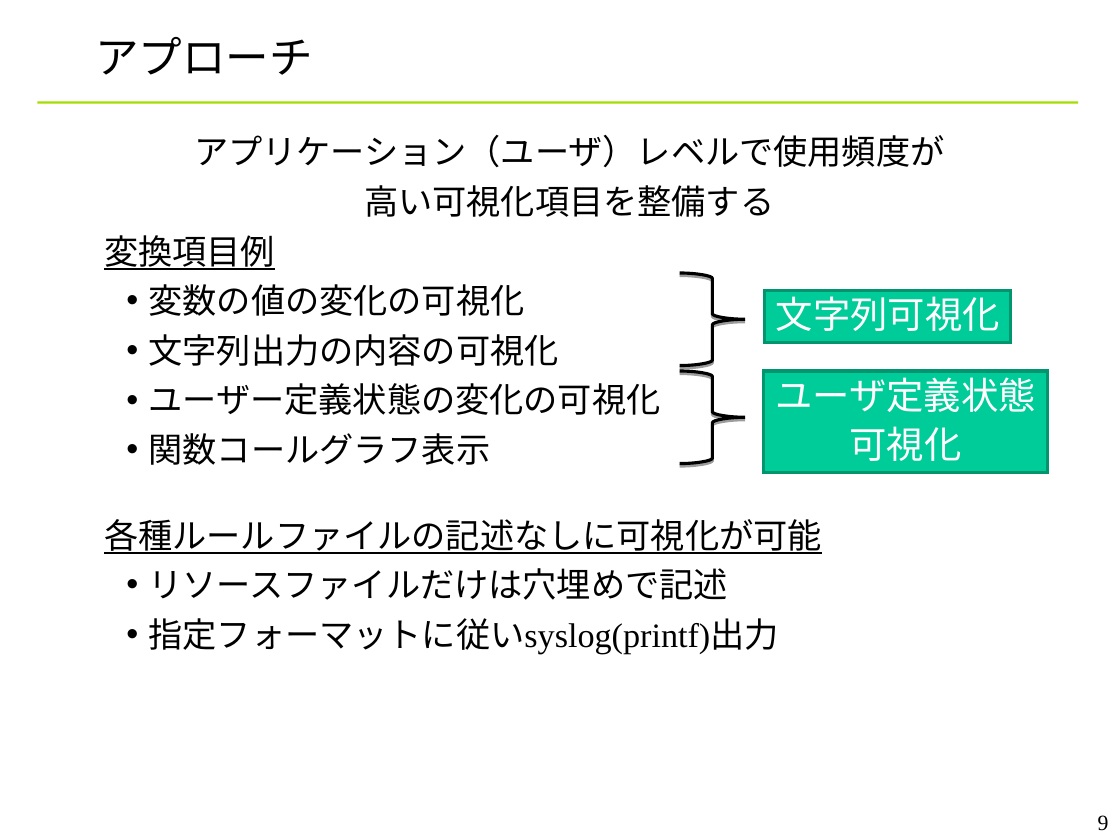
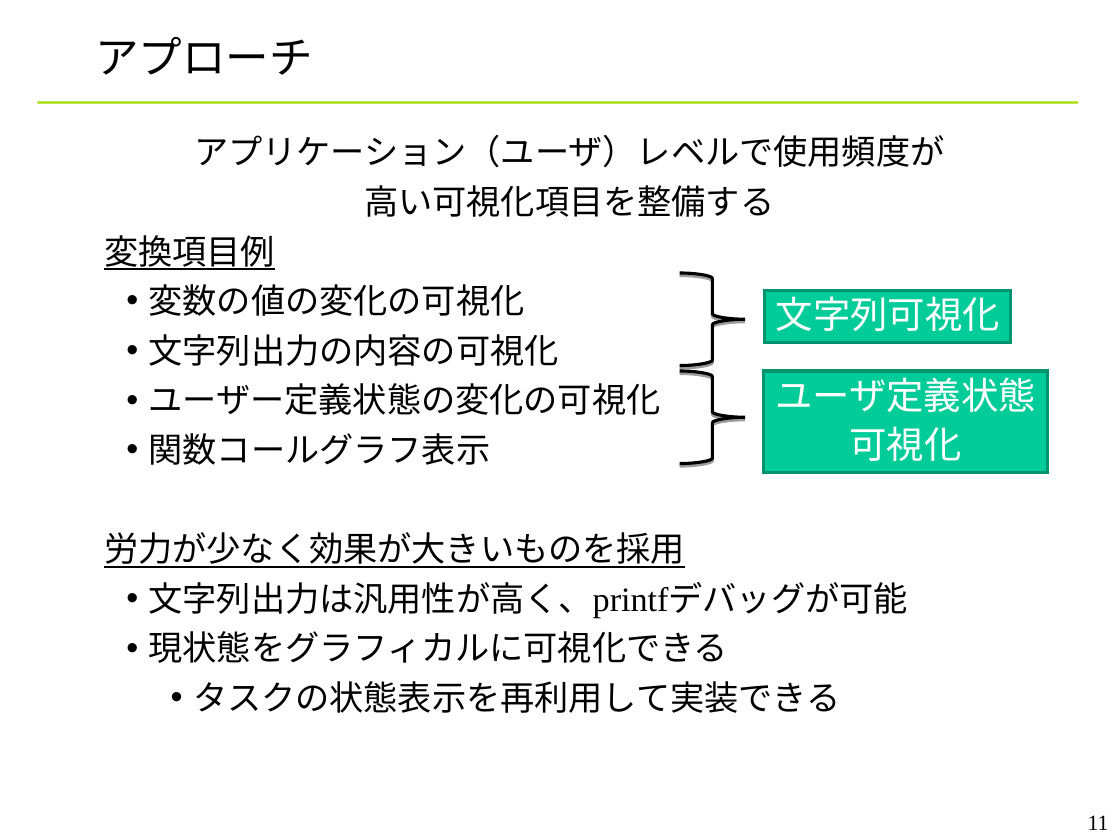
Before and after one commit to YixiaoLi/tlv4mc, a slide deck: slide 11 of doc/phase4/joho_koukankai/ojl-2nd-comm-yanagi.ppt (slide 9 before the commit). Drawn at 1120x840 pixels with LibreOffice and Linux fonts; fonts in the diff are those of the drawing; background and template pictures are left out. Boxes give left, top, right and bottom in pixels: in the first picture for what was removed or moved away, otherwise in the second. Text is boxed around its words. In the diff, an @@ line names an element or a change of style, - is before the commit and + after.

```diff
--- a/doc/phase4/joho_koukankai/ojl-2nd-comm-yanagi.ppt
+++ b/doc/phase4/joho_koukankai/ojl-2nd-comm-yanagi.ppt
@@ text at (x1=104, y1=532, x2=908, y2=713): text changed @@
-各種ルールファイルの記述なしに可視化が可能
-  • リソースファイルだけは穴埋めで記述
-  • 指定フォーマットに従いsyslog(printf)出力
+労力が少なく効果が大きいものを採用
+  • 文字列出力は汎用性が高く、printfデバッグが可能
+  • 現状態をグラフィカルに可視化できる
+    • タスクの状態表示を再利用して実装できる
@@ page number at (x1=1088, y1=815, x2=1109, y2=830): text changed @@
-9
+11
```
Also in this commit, not shown: 12 other slides changed, 2 slides added.
